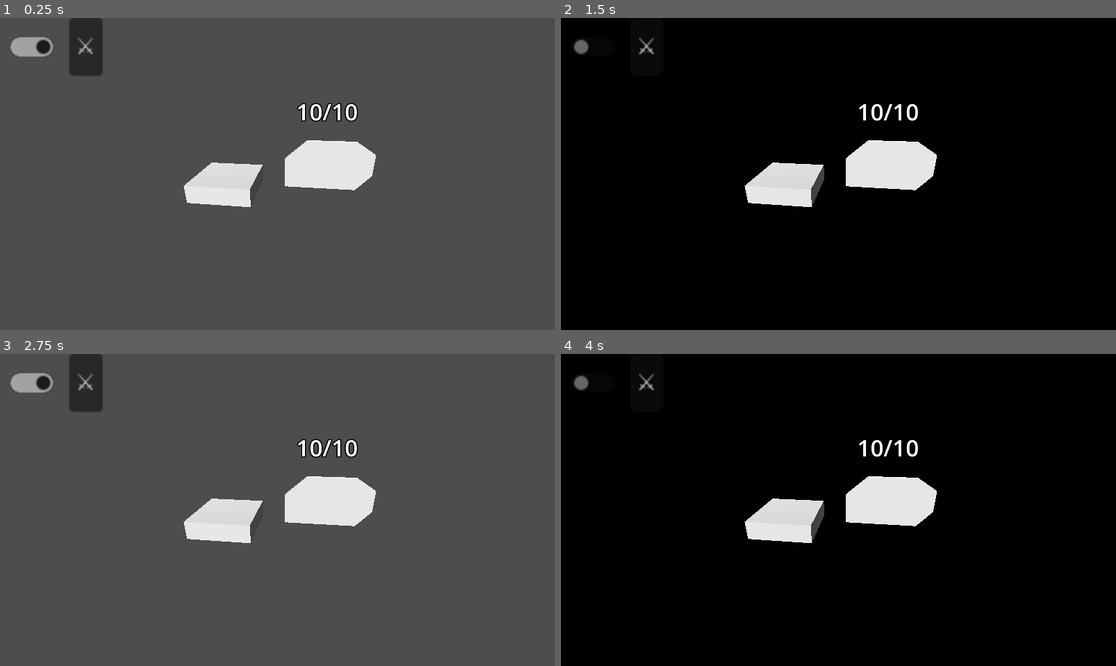
Above: before the commit, frames 1-4 (two rows, left to right).
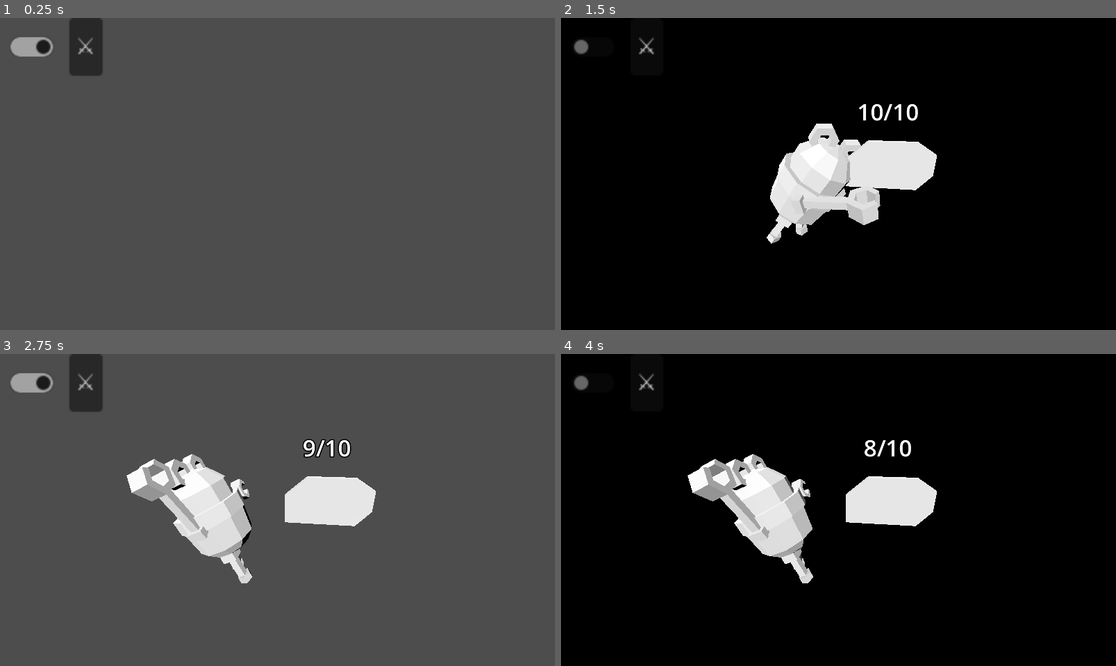
Above: after the commit, the same moments.

Repository: iomeanslife/stream_game_thing
Game: Godot game, scene res://Main.tscn
Two runs of this game, one before a commit and one after it. Both use one fixed random seed, a clock stepped at 60 frames per second and the inputs below.
Inputs (mouse positions are in pixels of both pictures, inside the frame that each line leads up to):
- Up to frame 1 (0.25 s): no input
- Up to frame 2 (1.5 s): click "⚔️" at 0.5 s; click (594, 46) at 1.25 s
- Up to frame 3 (2.75 s): click (33, 382) at 2 s
- Up to frame 4 (4 s): click "⚔️" at 2.75 s; click (594, 382) at 3.5 s

The runs differ from the first frame. In frame 1, 4.1% of the frame differs, in the area x 33-68%, y 27-61%; in frame 2, 3.7%; in frame 3, 4.2%, in the area x 22-65%, y 27-74%; in frame 4, 4.2%.

Commit message:
basic attack gameloop with health

Diff:
--- a/Enemy.gd
+++ b/Enemy.gd
@@ -1,7 +1,9 @@
 class_name Enemy extends Node3D
 
 var health: int
-var alive: bool
+var maxHealth: int
+var alive: bool = false
+var level: int
 
 @onready var healthLabel :Label3D = $HealthLabel
 
@@ -10,14 +12,16 @@
 	if health <= 0:
 		alive = false
 		healthLabel.visible = false
-	healthLabel.text = "%i/10" % health
+		level += 1
+	healthLabel.text = "%d/%d" % [health, maxHealth]
 
 func spawn():
 	alive = true
-	health = 10
-	healthLabel.text = "10/10"
+	maxHealth = 10 + level * 5
+	health = maxHealth
+	print(healthLabel)
+	healthLabel.text = "%d/%d" % [health, maxHealth]
 	healthLabel.visible = true
-
 
 # Called when the node enters the scene tree for the first time.
 func _ready():
--- a/Main.gd
+++ b/Main.gd
@@ -3,6 +3,13 @@
 var showStuff = true
 var viewers: Array
 var currentViewerIndex: int
+var currentEnemy: Enemy
+@export var enemyScene: PackedScene
+@export var astroEggScene: PackedScene
+
+
+@onready var enemyLocation = $EnemyLocation
+@onready var astroEggLocation = $AstroEggLocation
 
 # Called when the node enters the scene tree for the first time.
 func _ready():
@@ -10,9 +17,11 @@
 	get_tree().get_root().set_transparent_background(false)
 
 	# TODO: fill viewer from twitch api, only followers.
-
 	for n in 10:
-		viewers.append(Viewer.createDebug())
+		var astroEggInst : Viewer = astroEggScene.instantiate()
+		astroEggLocation.add_child(astroEggInst)
+		astroEggInst.visible = false
+		viewers.append(astroEggInst)
 
 func _process(delta):
 	pass
@@ -22,7 +31,12 @@
 	DisplayServer.window_set_flag(DisplayServer.WINDOW_FLAG_TRANSPARENT,!showStuff)
 	get_tree().get_root().set_transparent_background(!showStuff)
 
-
 func _on_button_pressed():
-	for viewer in viewers:
-		pass
+	if currentEnemy == null:
+		currentEnemy = enemyScene.instantiate()
+		enemyLocation.add_child(currentEnemy)
+	if !currentEnemy.alive:
+		currentEnemy.spawn()
+	if currentViewerIndex < viewers.size():
+		viewers[currentViewerIndex].visible = true
+		viewers[currentViewerIndex].attack(currentEnemy)
--- a/Main.tscn
+++ b/Main.tscn
@@ -1,14 +1,12 @@
-[gd_scene load_steps=10 format=3 uid="uid://cc84icb5usx00"]
+[gd_scene load_steps=9 format=3 uid="uid://cc84icb5usx00"]
 
 [ext_resource type="Script" path="res://Main.gd" id="1_g2pg7"]
-[ext_resource type="Script" path="res://Enemy.gd" id="2_23agk"]
-[ext_resource type="PackedScene" uid="uid://ywgd33f3hrkr" path="res://export/enemy.gltf" id="3_vjr2h"]
+[ext_resource type="PackedScene" uid="uid://bvvuekqxksrka" path="res://enemy_scene.tscn" id="2_tw8e5"]
+[ext_resource type="PackedScene" uid="uid://cegpyaaeeadh7" path="res://astro_egg_scene.tscn" id="3_3c0gv"]
 
 [sub_resource type="BoxMesh" id="BoxMesh_txutx"]
 
 [sub_resource type="StandardMaterial3D" id="StandardMaterial3D_wxkqp"]
-
-[sub_resource type="SystemFont" id="SystemFont_t31ai"]
 
 [sub_resource type="StyleBoxEmpty" id="StyleBoxEmpty_q6y6v"]
 
@@ -19,11 +17,14 @@
 
 [node name="Main" type="Node3D"]
 script = ExtResource("1_g2pg7")
+enemyScene = ExtResource("2_tw8e5")
+astroEggScene = ExtResource("3_3c0gv")
 
 [node name="AstroEggLocation" type="Node3D" parent="."]
 
 [node name="CSGMesh3D" type="CSGMesh3D" parent="AstroEggLocation"]
 transform = Transform3D(1, 0, 0, 0, 0.294066, 0, 0, 0, 1, 0, 0, 0)
+visible = false
 mesh = SubResource("BoxMesh_txutx")
 material = SubResource("StandardMaterial3D_wxkqp")
 
@@ -35,19 +36,6 @@
 visible = false
 mesh = SubResource("BoxMesh_txutx")
 material = SubResource("StandardMaterial3D_wxkqp")
-
-[node name="Enemy" type="Node3D" parent="EnemyLocation"]
-script = ExtResource("2_23agk")
-
-[node name="HealthLabel" type="Label3D" parent="EnemyLocation/Enemy"]
-transform = Transform3D(1, 0, 0, 0, 1, 0, 0, 0, 1, 0, 1.17539, 0)
-billboard = 1
-text = "10/10"
-font = SubResource("SystemFont_t31ai")
-font_size = 64
-
-[node name="enemy" parent="EnemyLocation/Enemy" instance=ExtResource("3_vjr2h")]
-transform = Transform3D(-3, 1.04636e-15, -2.62268e-07, 1.04636e-15, 3, -1.04636e-15, 2.62268e-07, -1.04636e-15, -3, 0, 0, 0)
 
 [node name="Camera3D" type="Camera3D" parent="."]
 transform = Transform3D(0.992757, -0.0477121, 0.110256, 3.20101e-16, 0.917755, 0.397147, -0.120137, -0.394271, 0.911108, 1.2, 1.5, 3)
--- a/Viewer.gd
+++ b/Viewer.gd
@@ -1,10 +1,14 @@
-class_name Viewer extends Node
+class_name Viewer extends Node3D
 
 enum AttackTypes {Flail,Sword}
 
 var viewerName: String
 var attacked: bool
 var attackType: AttackTypes
+var enemyToAttack: Enemy
+
+@onready var animationPlayer = $astro_egg_1/AnimationPlayer
+# Called when the node enters the scene tree for the first time.
 
 static func create(nameParam: String) -> Viewer:
 	var viewer = Viewer.new()
@@ -23,8 +27,15 @@
 	attackType = attackTypeParam
 
 func attack(enemyParam: Enemy):
-	match attackType:
-		(AttackTypes.Flail):
-			enemyParam.loseHealth(1)
-		(AttackTypes.Sword):
-			enemyParam.loseHealth(3)
+	animationPlayer.play("attack_animation",-1,1,false)
+	enemyToAttack = enemyParam
+
+
+func _on_animation_player_animation_finished(anim_name):
+	if anim_name == "attack_animation":
+		match attackType:
+			(AttackTypes.Flail):
+				enemyToAttack.loseHealth(1)
+			(AttackTypes.Sword):
+				enemyToAttack.loseHealth(3)
+	#animationPlayer.play("attack_animation",-1,1,false)
--- /dev/null
+++ b/astro_egg_scene.tscn
@@ -0,0 +1,25 @@
+[gd_scene load_steps=3 format=3 uid="uid://cegpyaaeeadh7"]
+
+[ext_resource type="Script" path="res://Viewer.gd" id="1_afdh7"]
+[ext_resource type="PackedScene" uid="uid://dq5753s784jdw" path="res://export/astro_egg_1.gltf" id="2_q5moo"]
+
+[node name="AstroEgg" type="Node3D"]
+script = ExtResource("1_afdh7")
+
+[node name="astro_egg_1" parent="." instance=ExtResource("2_q5moo")]
+
+[node name="AstroEgg" parent="astro_egg_1/Node2" index="0"]
+transform = Transform3D(0.906308, -0.422618, 0, 0.422618, 0.906308, 0, 0, 0, 1, 0.00671497, -0.520833, -0.189549)
+
+[node name="Arm" parent="astro_egg_1/Node2/AstroEgg" index="3"]
+transform = Transform3D(1, 0, 0, 0, 0.21644, 0.976296, 0, -0.976296, 0.21644, -0.00671497, 0.583333, 0.728612)
+
+[node name="Arm2" parent="astro_egg_1/Node2/AstroEgg" index="4"]
+transform = Transform3D(-1, 0, -1.50996e-07, 0, 1, 0, 1.50996e-07, 0, -1, -0.00671497, 0.583333, -0.474513)
+
+[node name="Leg2" parent="astro_egg_1/Node2/AstroEgg" index="6"]
+transform = Transform3D(0.906308, 0.422618, 0, -0.422618, 0.906308, 0, 0, 0, 1, 0, 0, 0)
+
+[connection signal="animation_finished" from="astro_egg_1/AnimationPlayer" to="." method="_on_animation_player_animation_finished"]
+
+[editable path="astro_egg_1"]
--- /dev/null
+++ b/enemy_scene.tscn
@@ -0,0 +1,19 @@
+[gd_scene load_steps=4 format=3 uid="uid://bvvuekqxksrka"]
+
+[ext_resource type="Script" path="res://Enemy.gd" id="1_607hv"]
+[ext_resource type="PackedScene" uid="uid://ywgd33f3hrkr" path="res://export/enemy.gltf" id="2_wr5xu"]
+
+[sub_resource type="SystemFont" id="SystemFont_t31ai"]
+
+[node name="Enemy" type="Node3D"]
+script = ExtResource("1_607hv")
+
+[node name="HealthLabel" type="Label3D" parent="."]
+transform = Transform3D(1, 0, 0, 0, 1, 0, 0, 0, 1, 0, 1.17539, 0)
+billboard = 1
+text = "10/10"
+font = SubResource("SystemFont_t31ai")
+font_size = 64
+
+[node name="enemy" parent="." instance=ExtResource("2_wr5xu")]
+transform = Transform3D(-3, 1.04636e-15, -2.62268e-07, 1.04636e-15, 3, -1.04636e-15, 2.62268e-07, -1.04636e-15, -3, 0, 0, 0)
